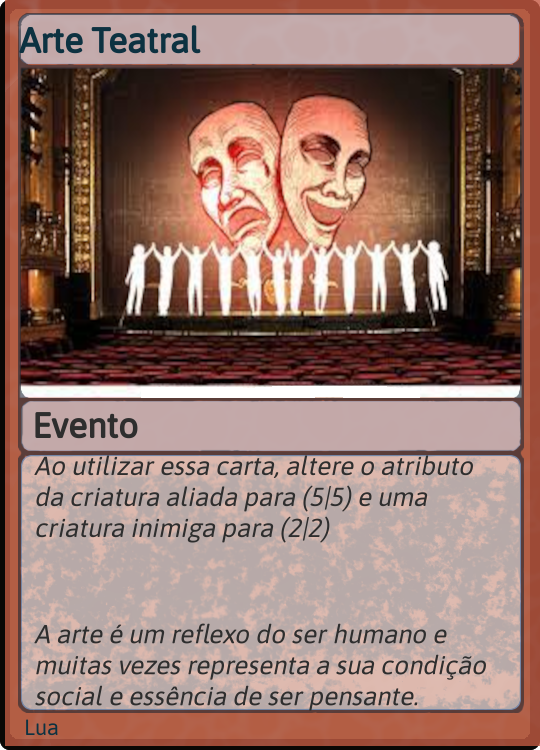
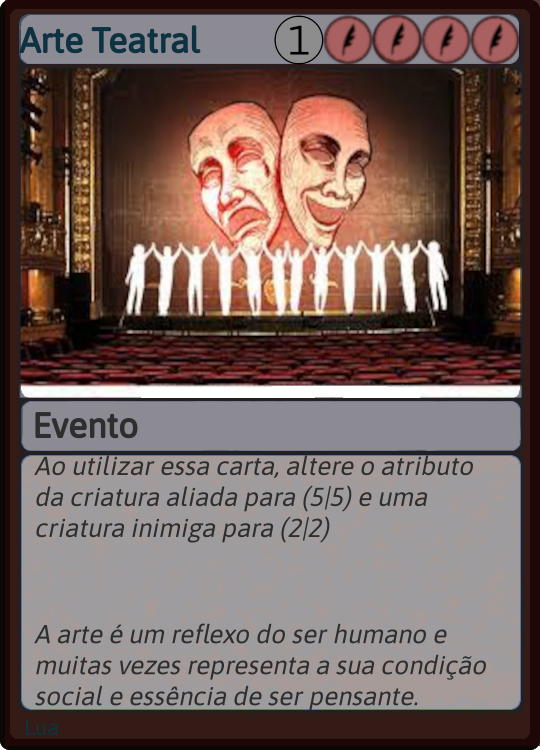
The second 540×750 image is a revision of the first. Changes to its layers:
added layer "Camada colada" above "Ao utilizar essa carta, altere..." over [left=274, top=15, right=324, bottom=65]
painted on "Ao utilizar essa carta, altere..." over [left=321, top=12, right=522, bottom=68]
painted on "humane" over [left=5, top=0, right=540, bottom=746]
